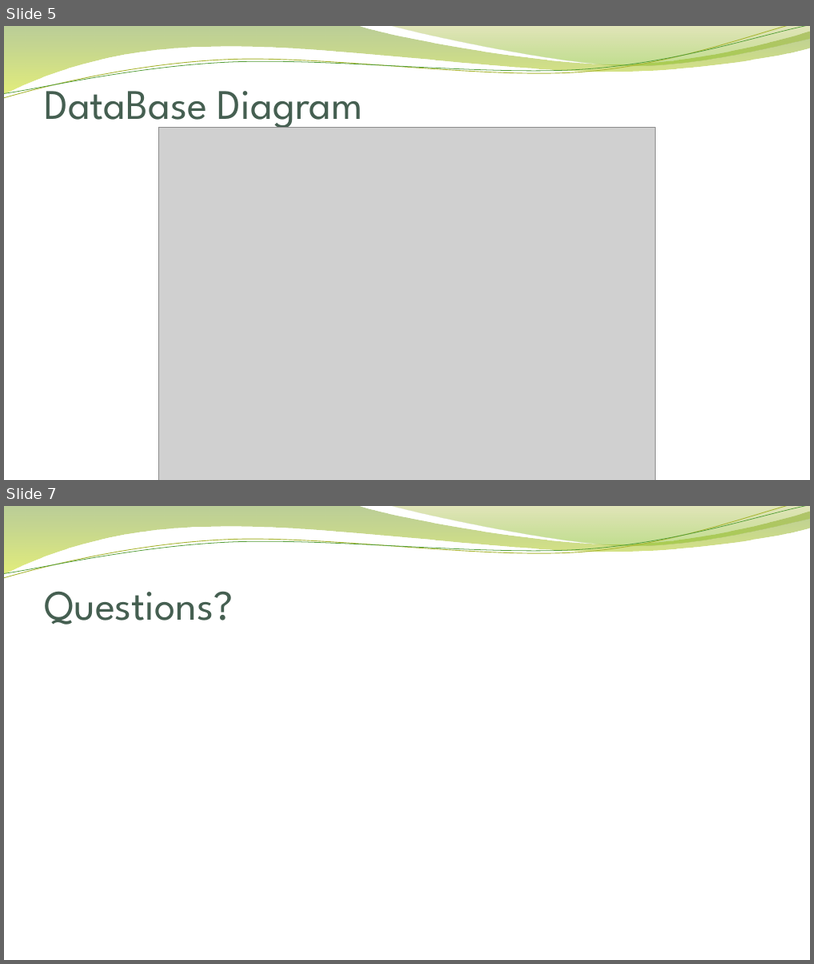
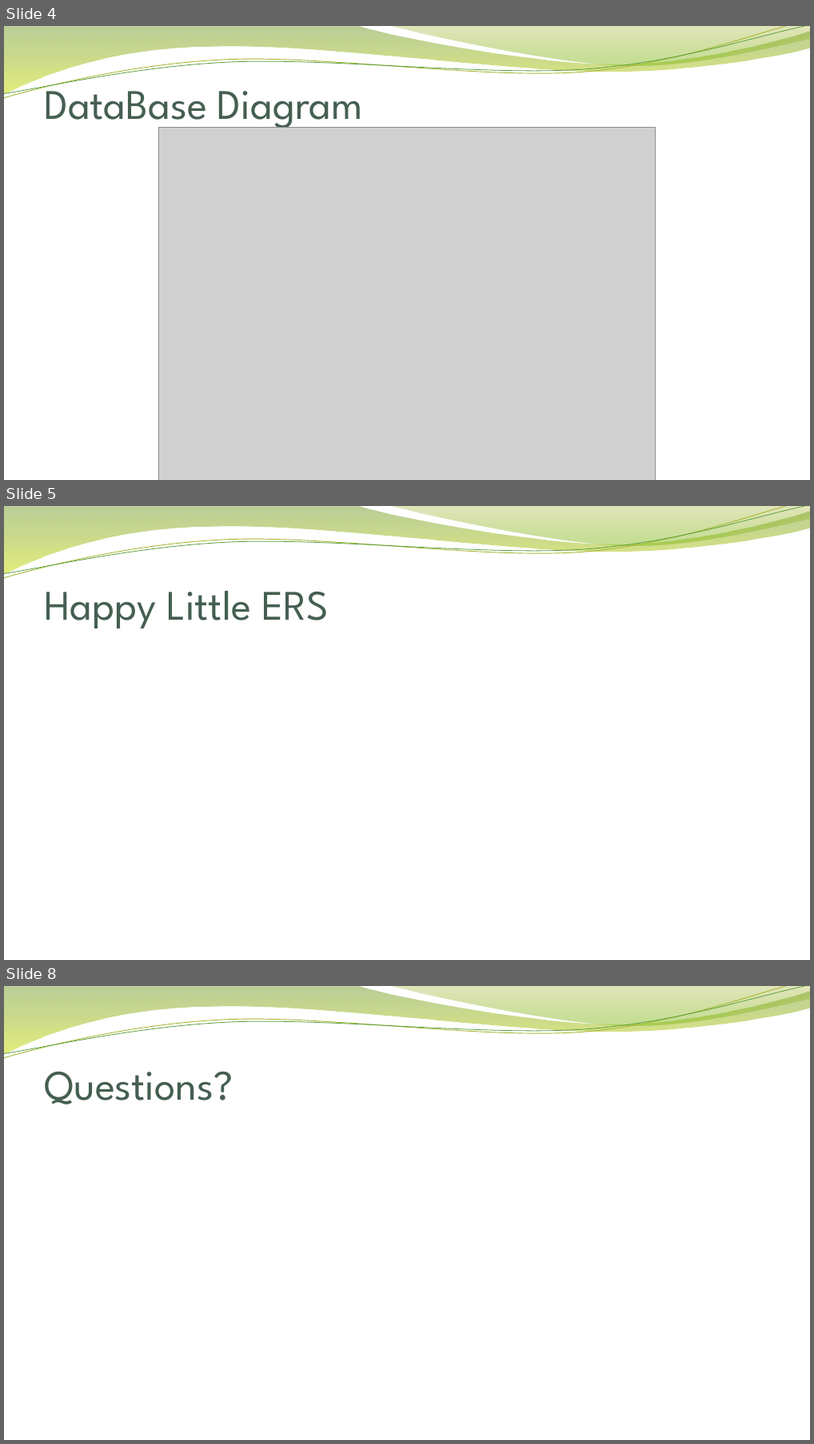
Before and after one commit to 2014ALee/1806-Jun18-Java-USF, a slide deck: Brandon_Scoggins_Code/project_1/Project 1 - ERS.pptx. Shown one above the other, each under a label of ours: slides 5 and 7 before the commit, slides 4, 5 and 8 after it; the slides between them are not shown. The pictures are 814x964 and 814x1444 pixels, drawn with LibreOffice and Linux fonts; fonts in the diff are those of the drawing; grey boxes stand for pictures; background and template pictures are left out. Boxes give left, top, right and bottom in pixels: in the first picture for what was removed or moved away, otherwise in the second. Text is boxed around its words. In the diff, an @@ line names an element or a change of style, - is before the commit and + after.

```diff
--- a/Brandon_Scoggins_Code/project_1/Project 1 - ERS.pptx
+++ b/Brandon_Scoggins_Code/project_1/Project 1 - ERS.pptx
@@ slide 5 added at bbox=[4, 506, 810, 960], background picture (left out); not listed: 4 template elements that a slide beside it also shows @@
@@ title added at bbox=[44, 591, 329, 628], 50 pt, text #455F51 @@
+Happy Little ERS
@@ what was slide 5 is now slide 4 @@
@@ what was slide 7 is now slide 8 @@
```
Also in this commit, not shown: 2 slides changed, 1 other slide added, 1 slide removed, 31 other files.
